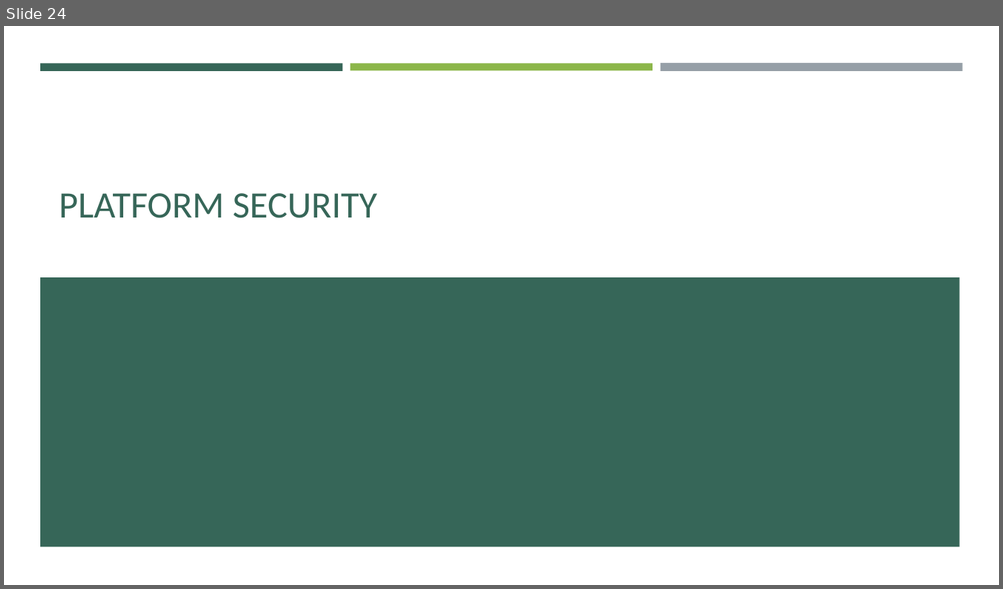
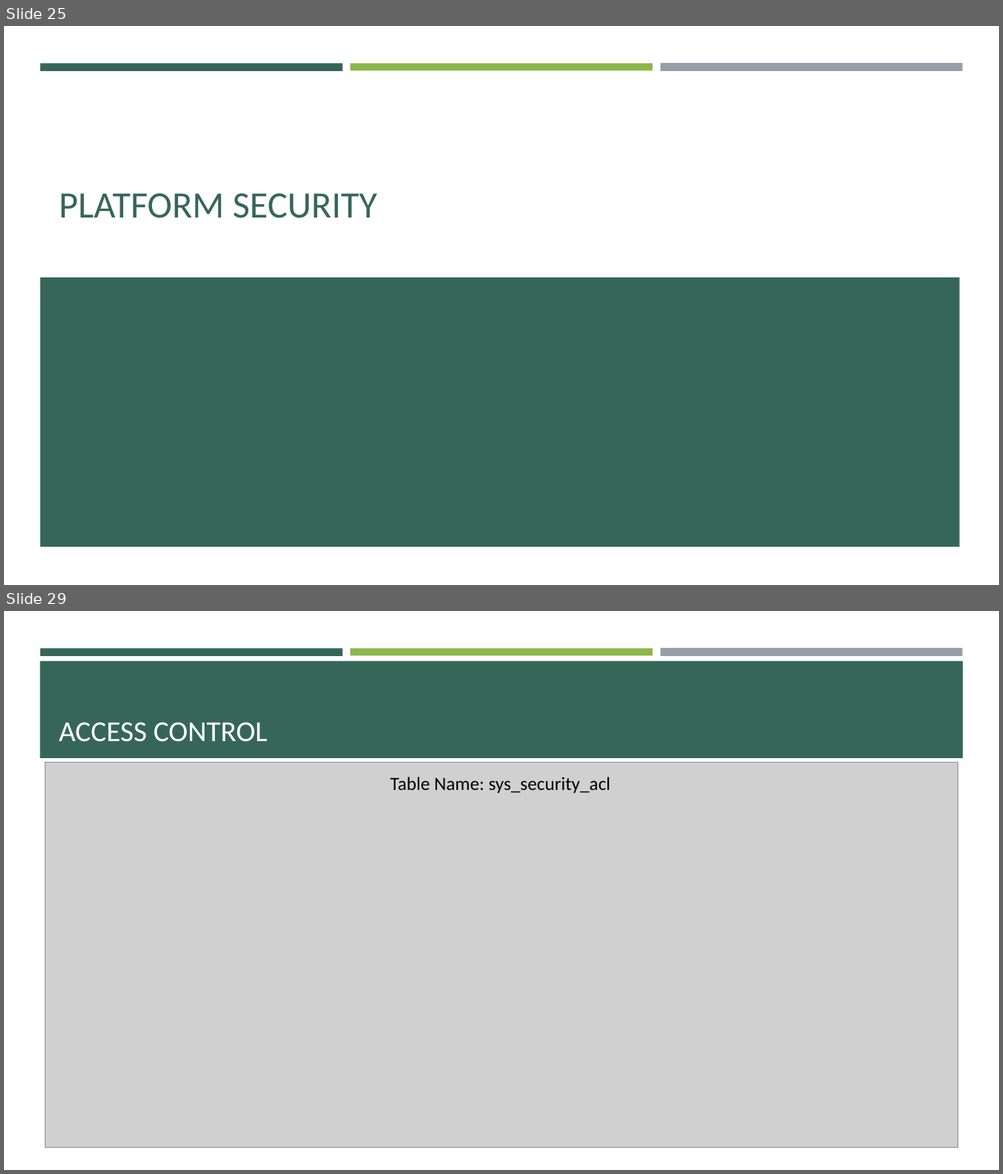
Before and after one commit to e-m-wilson/SNOW, a slide deck: Week_4/Database_Management_&_Platform_Security.pptx. Shown one above the other, each under a label of ours: slide 24 before the commit, slides 25 and 29 after it; the slides between them are not shown. The pictures are 1003x589 and 1003x1174 pixels, drawn with LibreOffice and Linux fonts; fonts in the diff are those of the drawing; grey boxes stand for pictures. Boxes give left, top, right and bottom in pixels: in the first picture for what was removed or moved away, otherwise in the second. Text is boxed around its words. In the diff, an @@ line names an element or a change of style, - is before the commit and + after.

```diff
--- a/Week_4/Database_Management_&_Platform_Security.pptx
+++ b/Week_4/Database_Management_&_Platform_Security.pptx
@@ slide 29 added at (4,611,999,1170), background #FFFFFF; not listed: 3 template elements that a slide beside it also shows @@
@@ rectangle added at (40,661,963,758), fill #366658 @@
@@ title added at (59,722,267,742), 28 pt, text #FFFFFF @@
+ACCESS CONTROL
@@ picture added at (45,763,958,1149) @@
@@ text added at (390,777,611,793), 18 pt, text #000000 @@
+Table Name: sys_security_acl
@@ what was slide 24 is now slide 25 @@
```
Also in this commit, not shown: 4 slides changed, 13 other slides added, 4 other files.
